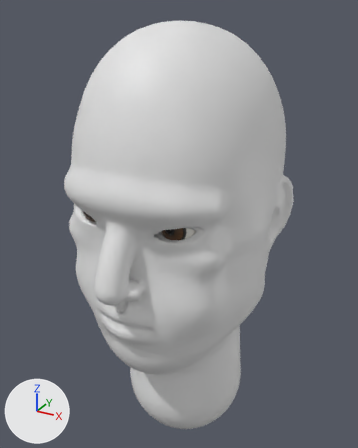
Before and after pictures for a commit that changed the glTF model game/assets/models/characters/heads/heavy_brow/heavy_brow.glb.
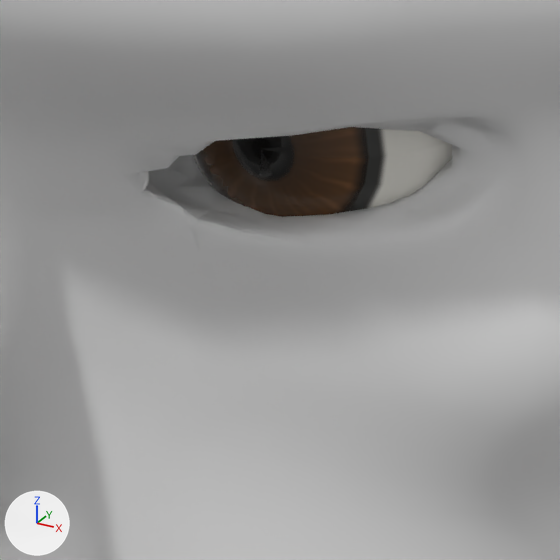
Each version is shown whole from a 50 mm camera at (0.185, -0.338, 1.79) aimed at (-0.006, 0.009, 1.617), then close up on the part from 37% to 59% of the width and 47% to 64% of the height. Lighting does not change. The marker at lower left points along +X, +Y and +Z. The first two pictures are the older version. Vertices at exactly the same position are counted once.

Objects in the first close-up: 'Eye_L', 'Head_Mesh'.
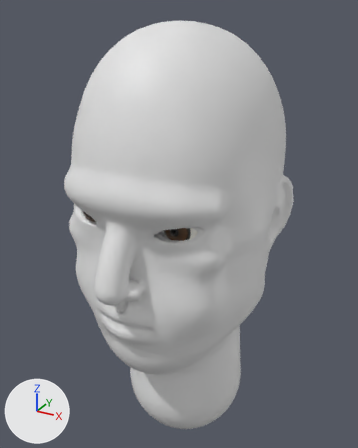
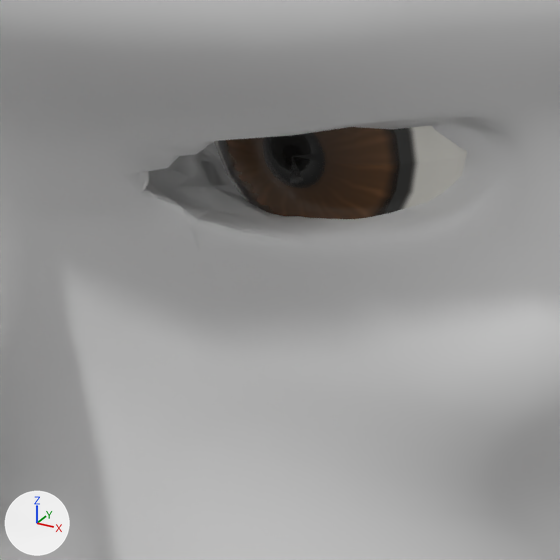
The newer file adds a shape key; the second version is drawn at full value of the shape key 'face_eye_spacing' of 'Eye_L', and the change is written as the vertex moves it makes.

The change, as JSON lines over the scene's bpy script:
```json
{"block": "me_eye_l", "where": "# used by ob_eye_l; location = (0.0, 0.0, 0.0)"}
{"op": "remove", "block": "me_eye_l", "code": "me_eye_l.from_pydata(...)  # 332 vertices, 660 faces; spans x 0.018..0.0496, y -0.0758..-0.0442, z 1.6365..1.6677"}
{"op": "add", "block": "me_eye_l", "code": "me_eye_l.from_pydata(...)  # 332 vertices, 660 faces; spans x 0.0212..0.0528, y -0.0758..-0.0442, z 1.6365..1.6677"}
{"block": "me_eye_l", "change": "me_eye_l part 1: the whole mesh is moved by (0.0032, 0.0, 0.0)"}
```

Changed parts and their boxes [x1, y1, x2, y2] in the close-ups (560 x 560 px):
```json
{"object": "Eye_L", "change": "moved", "before": [193, 127, 452, 217], "after": [214, 126, 467, 219]}
```
